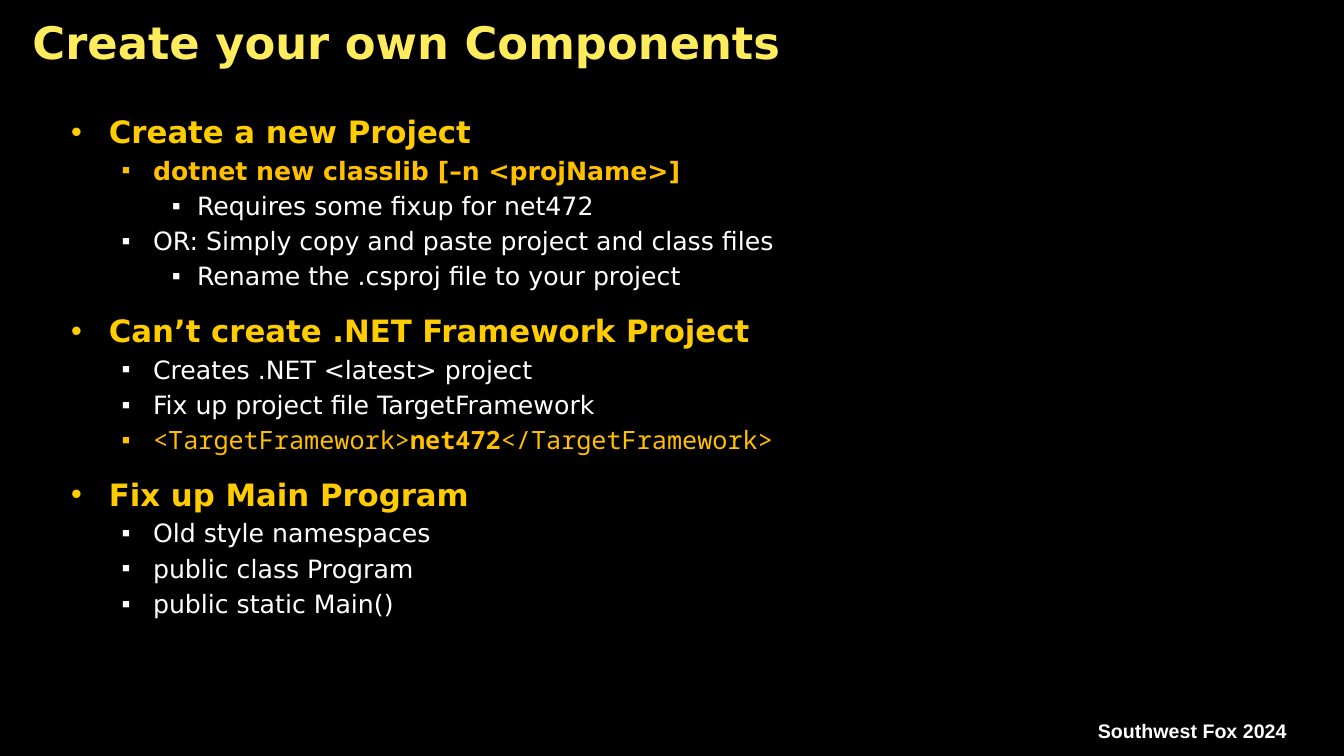
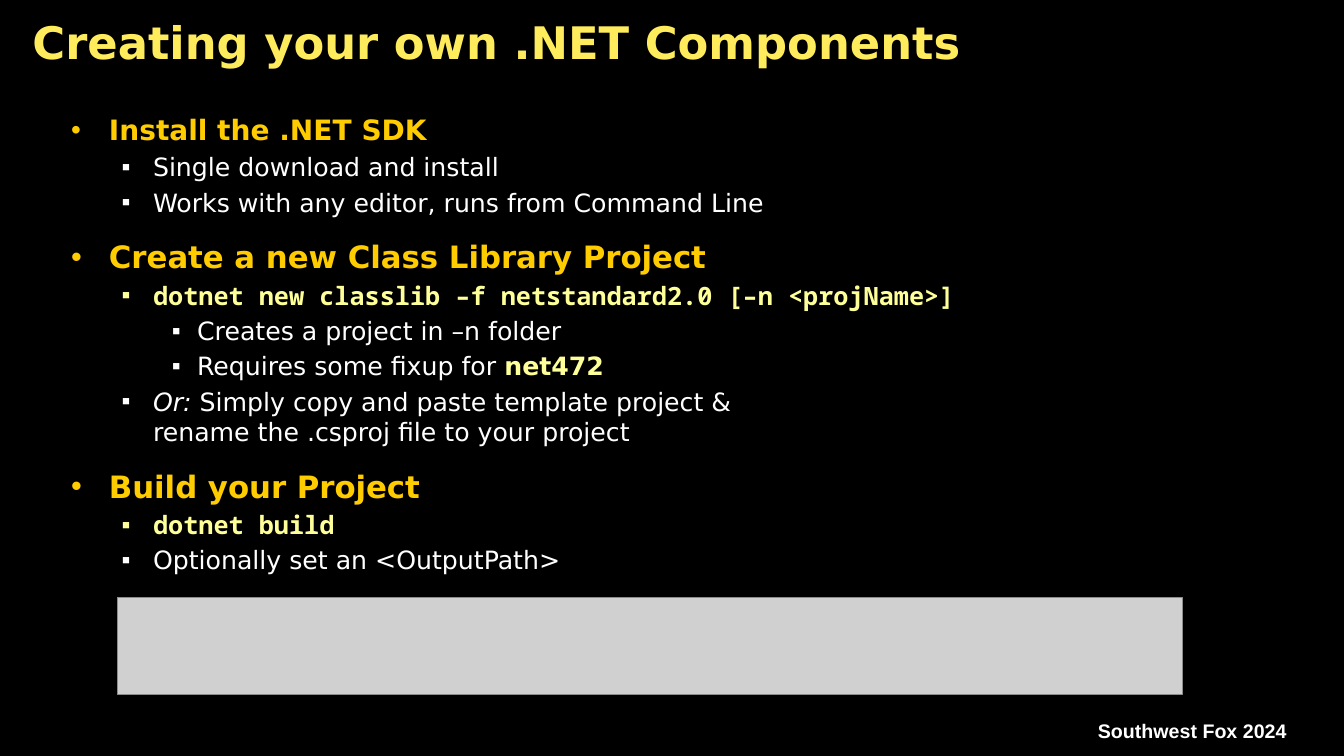
Before and after one commit to RickStrahl/swfox2024-wwdotnetbridge-revisited, a slide deck: slide 24 of Documents/Strahl-swFox2024-wwDotnetBridge-Revisited.pptx. Drawn at 1344x756 pixels with LibreOffice and Linux fonts; fonts in the diff are those of the drawing; grey boxes stand for pictures; background and template pictures are left out. Boxes give left, top, right and bottom in pixels: in the first picture for what was removed or moved away, otherwise in the second. Text is boxed around its words. In the diff, an @@ line names an element or a change of style, - is before the commit and + after.

```diff
--- a/Documents/Strahl-swFox2024-wwDotnetBridge-Revisited.pptx
+++ b/Documents/Strahl-swFox2024-wwDotnetBridge-Revisited.pptx
@@ title at [32, 25, 960, 69]: text changed @@
-Create your own Components
+Creating your own .NET Components
@@ text at [109, 118, 954, 346]: text changed; text colour #FFC000 to #FFFFFF @@
-• Create a new Project
-  ▪ dotnet new classlib [–n <projName>]
+• Install the .NET SDK
+  ▪ Single download and install
+  ▪ Works with any editor, runs from Command Line
+• Create a new Class Library Project
+  ▪ dotnet new classlib –f netstandard2.0 [–n <projName>]
+    ▪ Creates a project in –n folder
@@ text at [197, 356, 604, 381]: text colour #FFFFFF to #FFFF99, bold on in "net472" @@
@@ text at [109, 392, 703, 575]: text changed @@
-  ▪ OR: Simply copy and paste project and class files
-    ▪ Rename the .csproj file to your project
-• Can’t create .NET Framework Project
-  ▪ Creates .NET <latest> project
-  ▪ Fix up project file TargetFramework
-  ▪ <TargetFramework>net472</TargetFramework>
-• Fix up Main Program
-  ▪ Old style namespaces
-  ▪ public class Program
-  ▪ public static Main()
+  ▪ Or: Simply copy and paste template project &
+    rename the .csproj file to your project
+• Build your Project
+  ▪ dotnet build
+  ▪ Optionally set an <OutputPath>
@@ picture added at [118, 598, 1183, 695] @@
```
Also in this commit, not shown: 14 other slides changed, 24 other files.
